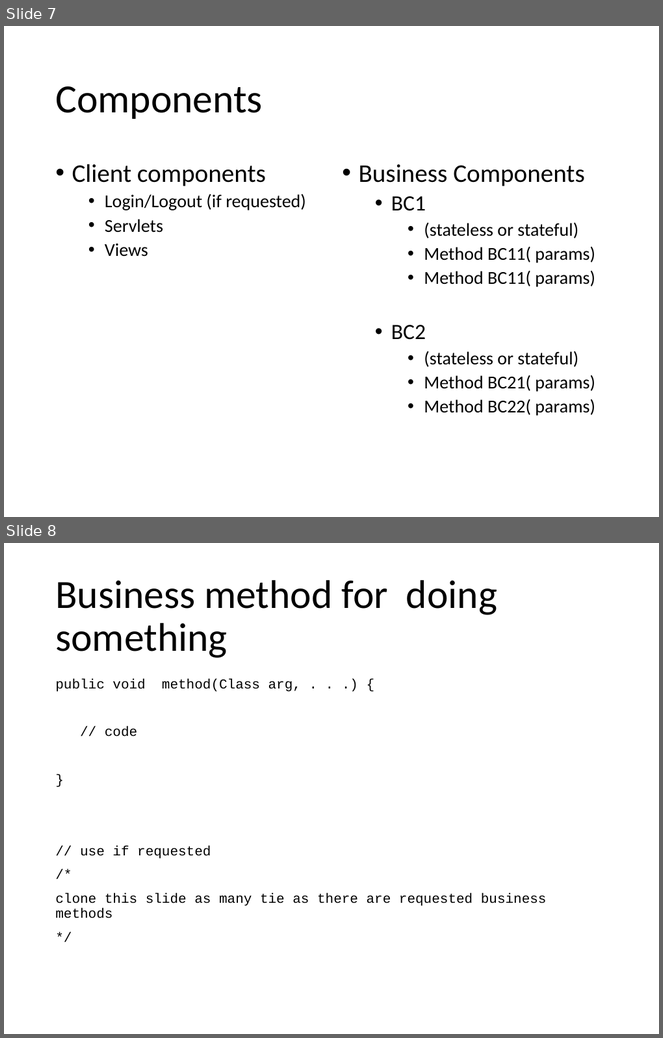
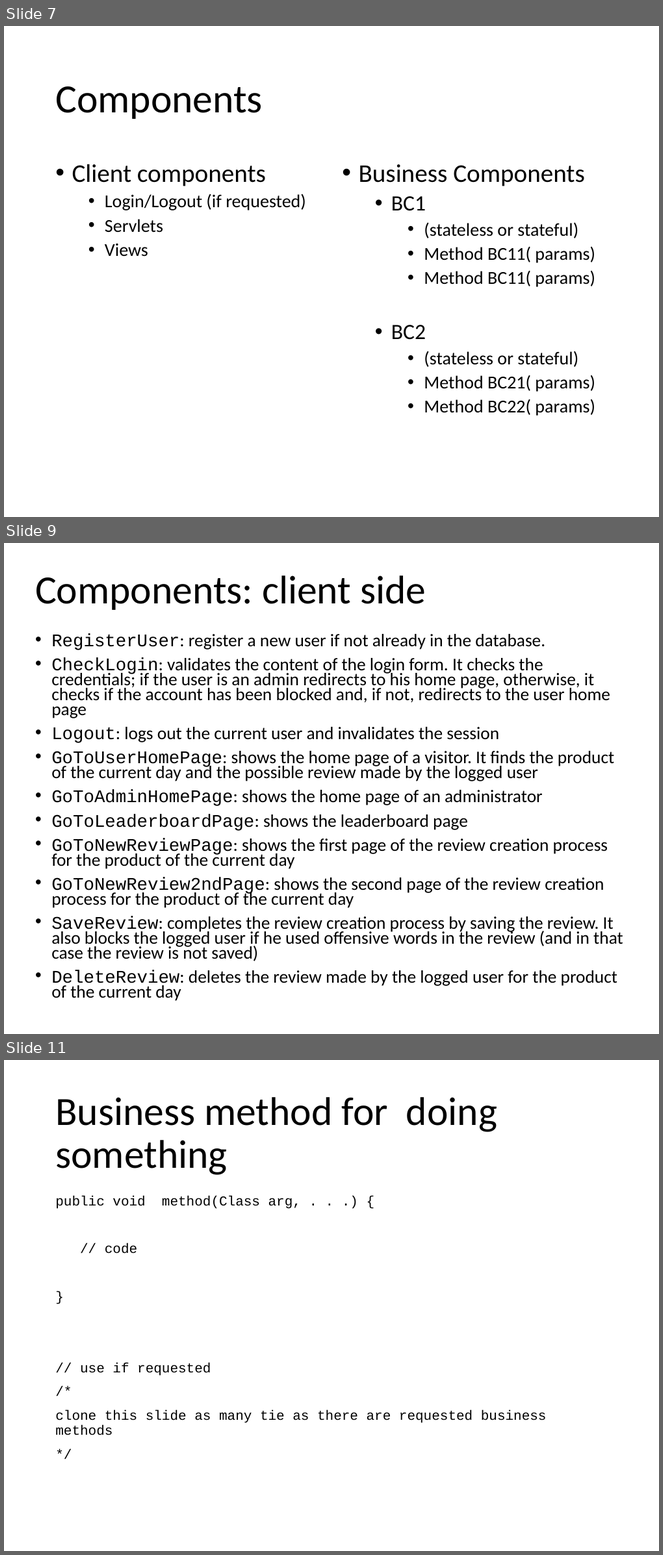
Before and after one commit to Sbi98/DB2Project, a slide deck: Presentation.pptx. Shown one above the other, each under a label of ours: slides 7 and 8 before the commit, slides 7, 9 and 11 after it; the slides between them are not shown. The pictures are 663x1038 and 663x1555 pixels, drawn with LibreOffice and Linux fonts; fonts in the diff are those of the drawing. Boxes give left, top, right and bottom in pixels: in the first picture for what was removed or moved away, otherwise in the second. Text is boxed around its words. In the diff, an @@ line names an element or a change of style, - is before the commit and + after.

```diff
--- a/Presentation.pptx
+++ b/Presentation.pptx
@@ slide 9 added at box(4, 543, 659, 1034), background #FFFFFF @@
@@ title added at box(35, 575, 426, 610), 44 pt, text #000000 @@
+Components: client side
@@ text added at box(51, 634, 623, 1001), 19.6 pt, text #000000 @@
+• RegisterUser: register a new user if not already in the database.
+• CheckLogin: validates the content of the login form. It checks the credentials; if the user is an admin redirects to his home page, otherwise, it checks if the account has been blocked and, if not, redirects to the user home page
+• Logout: logs out the current user and invalidates the session
+• GoToUserHomePage: shows the home page of a visitor. It finds the product of the current day and the possible review made by the logged user
+• GoToAdminHomePage: shows the home page of an administrator
+• GoToLeaderboardPage: shows the leaderboard page
+• GoToNewReviewPage: shows the first page of the review creation process for the product of the current day
+• GoToNewReview2ndPage: shows the second page of the review creation process for the product of the current day
+• SaveReview: completes the review creation process by saving the review. It also blocks the logged user if he used offensive words in the review (and in that case the review is not saved)
+• DeleteReview: deletes the review made by the logged user for the product of the current day
@@ what was slide 8 is now slide 11 @@
```
Also in this commit, not shown: 2 other slides added, 7 other files.
